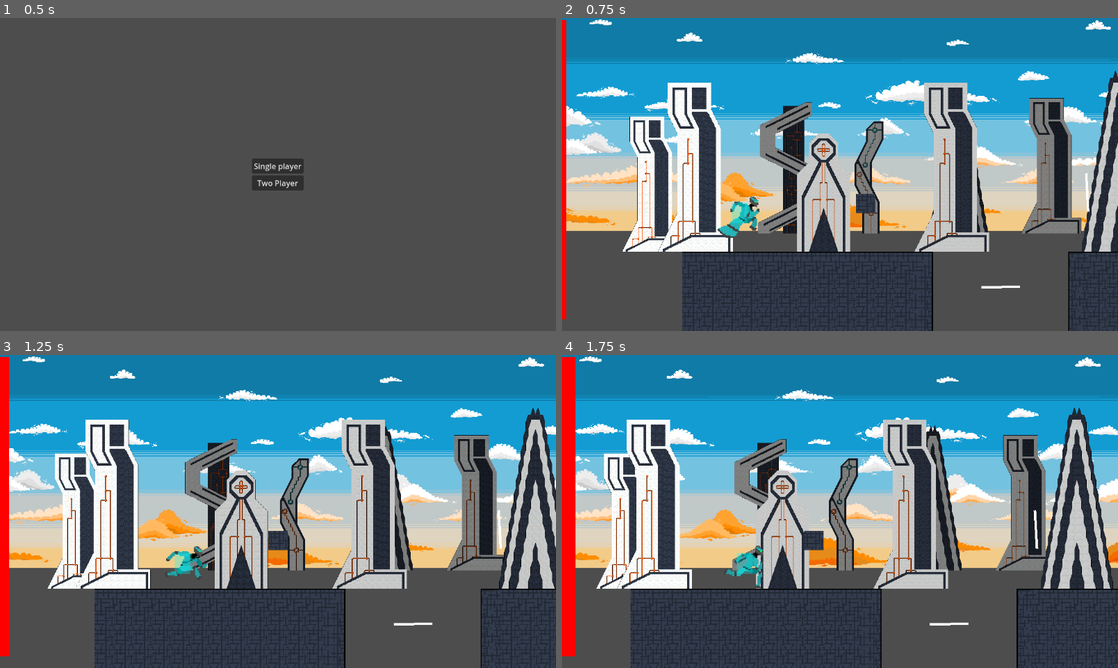
Above: before the commit, frames 1-4 (two rows, left to right).
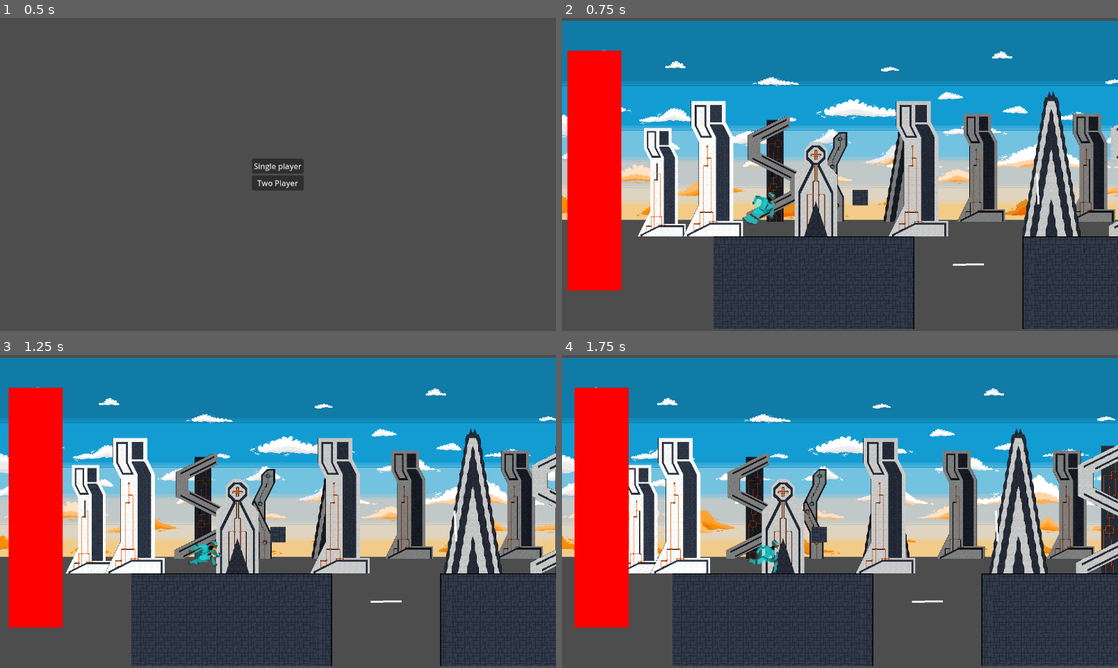
Above: after the commit, the same moments.

Repository: sublollipp/resonant_runners
Game: Godot game, scene res://Scenes/test_start.tscn
Two runs of this game, one before a commit and one after it. Both use one fixed random seed, a clock stepped at 60 frames per second and the inputs below.
Inputs (mouse positions are in pixels of both pictures, inside the frame that each line leads up to):
- Up to frame 1 (0.5 s): no input
- Up to frame 2 (0.75 s): click "Single player" at 0.5 s
- Up to frame 3 (1.25 s): no input
- Up to frame 4 (1.75 s): tap Enter (Enter) at 1.25 s; move the mouse to (962, 495) at 1.27 s; hold Right (2Right) from 1.28 s (still down); tap S (Crouch) at 1.35 s; tap Up (2Jump) at 1.52 s

Frame 1 is identical in both runs. In frame 2, 56% of the frame differs, in the area x 0-100%, y 0-100%; in frame 3, 55%; in frame 4, 56%.

Commit message:
Baggrund scalering lege pølse

Diff:
--- a/Scenes/main_level_scene.tscn
+++ b/Scenes/main_level_scene.tscn
@@ -4,7 +4,7 @@
 [ext_resource type="Script" uid="uid://cypdhfdtsryu4" path="res://Scripts/cam_controller.gd" id="2_kk53g"]
 [ext_resource type="Script" uid="uid://cwuklv4bl5blt" path="res://Scripts/segment_spawner.gd" id="3_i6njh"]
 [ext_resource type="Texture2D" uid="uid://d0cj1e3c42dab" path="res://Assets/Background-tileset/Backgroundforbedret.png" id="4_45vkp"]
-[ext_resource type="Script" uid="uid://7xkivof0pvjj" path="res://Scenes/building_layer_1_handler.gd" id="5_45vkp"]
+[ext_resource type="Script" uid="uid://7xkivof0pvjj" path="res://Scripts/building_layer_1_handler.gd" id="5_45vkp"]
 [ext_resource type="Script" uid="uid://dxvpk7edqmjcf" path="res://Scripts/layer_2_handler.gd" id="6_45vkp"]
 
 [sub_resource type="RectangleShape2D" id="RectangleShape2D_r4ohu"]
@@ -18,7 +18,7 @@
 
 [node name="Camera2D" type="Camera2D" parent="CamController"]
 position = Vector2(124, -64)
-zoom = Vector2(2.5, 2.5)
+zoom = Vector2(2, 2)
 
 [node name="LeftLimit" type="StaticBody2D" parent="CamController"]
 collision_layer = 16
--- a/Scenes/player.tscn
+++ b/Scenes/player.tscn
@@ -503,7 +503,7 @@
 }]
 
 [sub_resource type="RectangleShape2D" id="RectangleShape2D_cvnsp"]
-size = Vector2(11.5, 46.75)
+size = Vector2(11.5, 32.8438)
 
 [node name="CharacterBody2D" type="CharacterBody2D" groups=["players"]]
 collision_mask = 55
@@ -511,11 +511,11 @@
 
 [node name="AnimatedSprite2D" type="AnimatedSprite2D" parent="."]
 sprite_frames = SubResource("SpriteFrames_v0iea")
-animation = &"CrouchingCyan"
+animation = &"RunningCyan"
 autoplay = "IdleCyan"
 
 [node name="CollisionShape2D" type="CollisionShape2D" parent="."]
-position = Vector2(1, 1)
+position = Vector2(1, 7.15625)
 shape = SubResource("RectangleShape2D_cvnsp")
 
 [node name="RayCast2D" type="RayCast2D" parent="."]
@@ -534,7 +534,7 @@
 collision_mask = 128
 
 [node name="CollisionShape2D" type="CollisionShape2D" parent="PortalArea"]
-position = Vector2(1, 1)
+position = Vector2(1, 7)
 shape = SubResource("RectangleShape2D_cvnsp")
 
 [node name="ColorRect" type="ColorRect" parent="."]
--- a/Scripts/player.gd
+++ b/Scripts/player.gd
@@ -17,6 +17,7 @@
 
 var is_on_player : bool = false
 var is_crouching : bool = false
+var is_jumping : bool = false
 
 signal portalTouched
 
@@ -40,22 +41,15 @@
 func velocityPositionReset() -> void:
 	velocity.x = 0
 
-func _input(event) -> void:
-	if event.is_action_pressed(jumpKey) && is_on_floor() and !is_on_player:
-		velocity.y = JUMP_VELOCITY
-
-	if event.is_action_pressed("Pause"):
-		if is_physics_processing():
-			set_physics_process(false)
-		else:
-			set_physics_process(true)
-
 
 func _physics_process(delta) -> void:
 	is_on_player = false
 
+
 	if not is_on_floor(): #start hop skal in
 		velocity += get_gravity() * delta
+	else:
+		is_jumping = false
 
 	if is_crouching:
 		velocity.x = -Gamespeed.speed
@@ -78,8 +72,9 @@
 	var direction : float = Input.get_axis(leftKey, rightKey)
 	if !is_crouching:
 		if direction:
-			animation.play("Running"+color)
-			animation.sprite_frames.set_animation_speed("Running"+color, 14)
+			if !is_jumping:
+				animation.play("Running"+color)
+				animation.sprite_frames.set_animation_speed("Running"+color, 14)
 
 			if direction > 0:
 				#SPEED (er desiret speed i løb, velocetyen er current speed, derfor hvis man trækker dem fra hindanden finder man forksellen og kan dermed tilføjde den istedet for at sætte
@@ -88,6 +83,7 @@
 						velocity.x += ACCELERATION
 					else:
 						velocity.x += SPEED - velocity.x
+
 			elif direction < 0:
 				if velocity.x > -SPEED:
 					if abs(-SPEED - velocity.x) > ACCELERATION:
@@ -95,15 +91,16 @@
 						velocity.x -= ACCELERATION
 					else:
 						velocity.x += -SPEED - Gamespeed.speed - velocity.x
+
 			else:
 				# nedacceleration? on floor? (eller er det det andet else loop under) (JA DET ER BÆGGE ELSE STATEMENTS DER SKAL PÅRVIRKES
 				if is_on_floor():
 					velocityPositionReset()
 
 		else:
-			animation.play("Running"+color)
-			animation.sprite_frames.set_animation_speed("Running"+color, 10)
-			if is_on_floor():
+			if !is_jumping:
+				animation.play("Running"+color)
+				animation.sprite_frames.set_animation_speed("Running"+color, 10)
 				velocityPositionReset()
 
 		if direction<0:
@@ -122,5 +119,11 @@
 		collision_shape_2d.shape.size.y = start_collision_shape_height
 		animation.play("Running"+color)
 		animation.sprite_frames.set_animation_speed("Running"+color, 6)
+
+	if Input.is_action_just_pressed(jumpKey) and is_on_floor() and !is_on_player:
+		velocity.y = JUMP_VELOCITY
+		is_jumping = true
+
+
 	move_and_slide()
 	$PortalHandler.checkIfInPortal()
Renamed: Scenes/building_layer_1_handler.gd -> Scripts/building_layer_1_handler.gd
Renamed: Scenes/building_layer_1_handler.gd.uid -> Scripts/building_layer_1_handler.gd.uid
